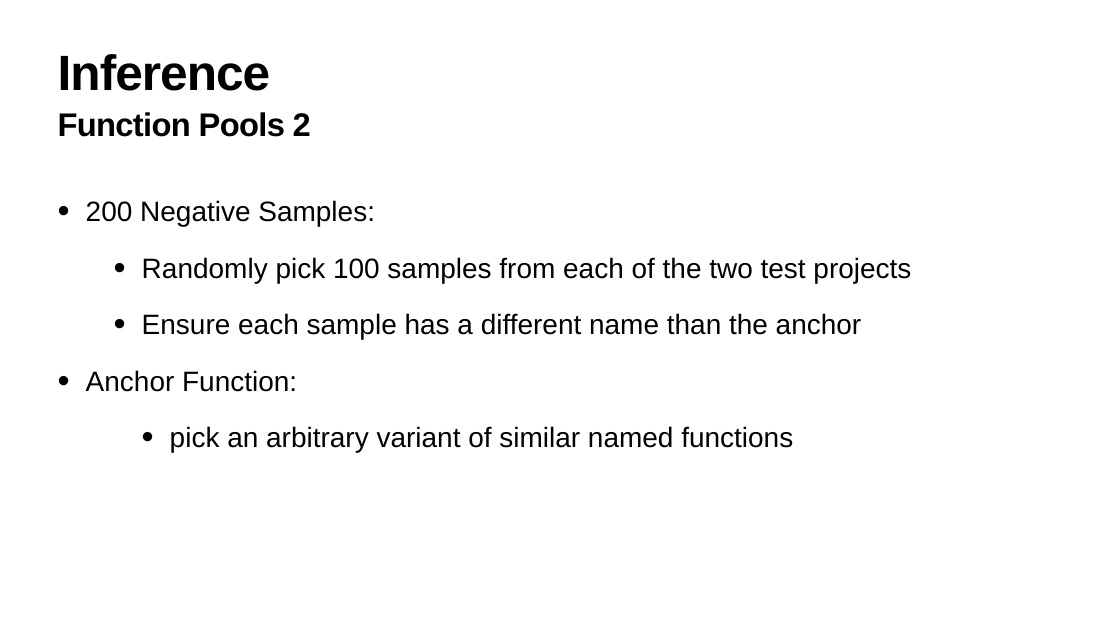
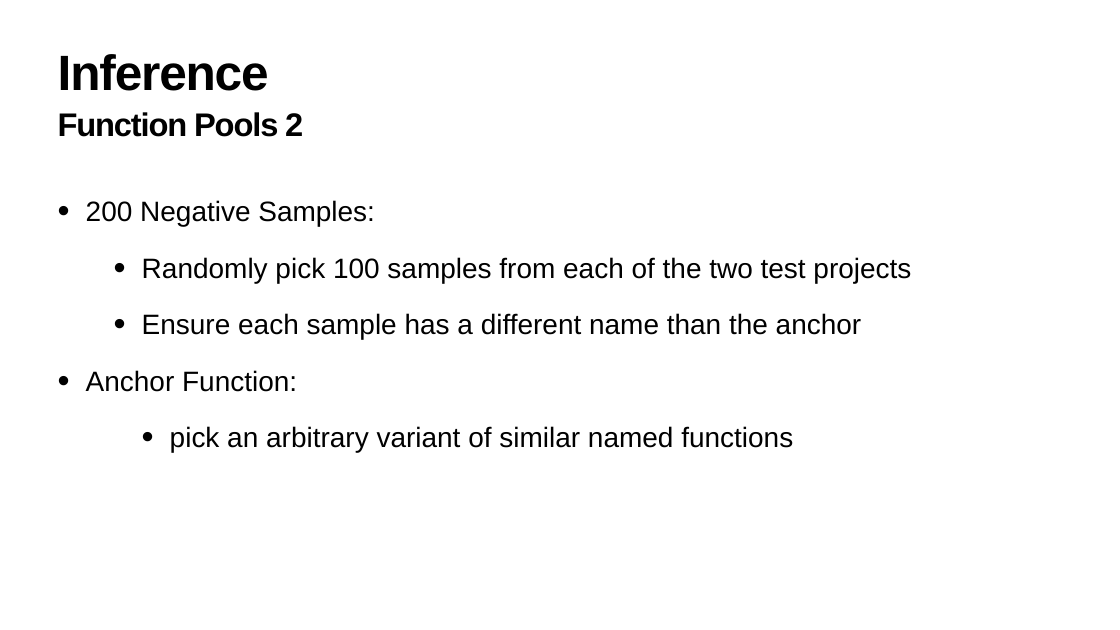
Before and after one commit to julig3ccd/BinAI, a slide deck: slide 7 of presentation/final_presentation.pptx (slide 6 before the commit). Drawn at 1120x630 pixels with LibreOffice and Linux fonts; fonts in the diff are those of the drawing. Boxes give left, top, right and bottom in pixels: in the first picture for what was removed or moved away, otherwise in the second. Text is boxed around its words. In the diff, an @@ line names an element or a change of style, - is before the commit and + after.

```diff
--- a/presentation/final_presentation.pptx
+++ b/presentation/final_presentation.pptx
@@ title "Inference" at bbox=[58, 54, 269, 91]: letter spacing -1.7 to -2 pt @@
@@ text "Function Pools 2" at bbox=[58, 112, 303, 137]: size 56.1 to 56 pt, letter spacing -1.1 to -2 pt @@
```
Also in this commit, not shown: 8 other slides changed.
